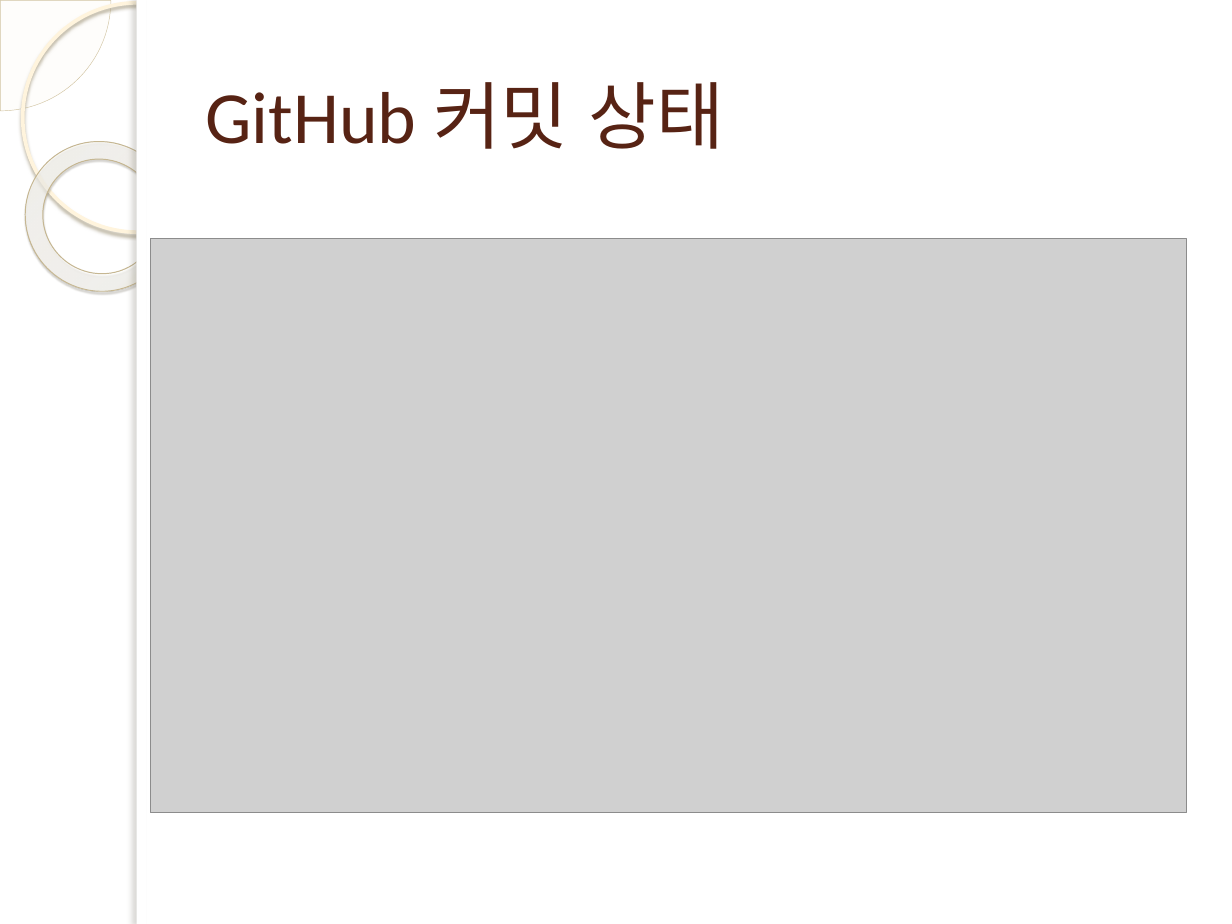
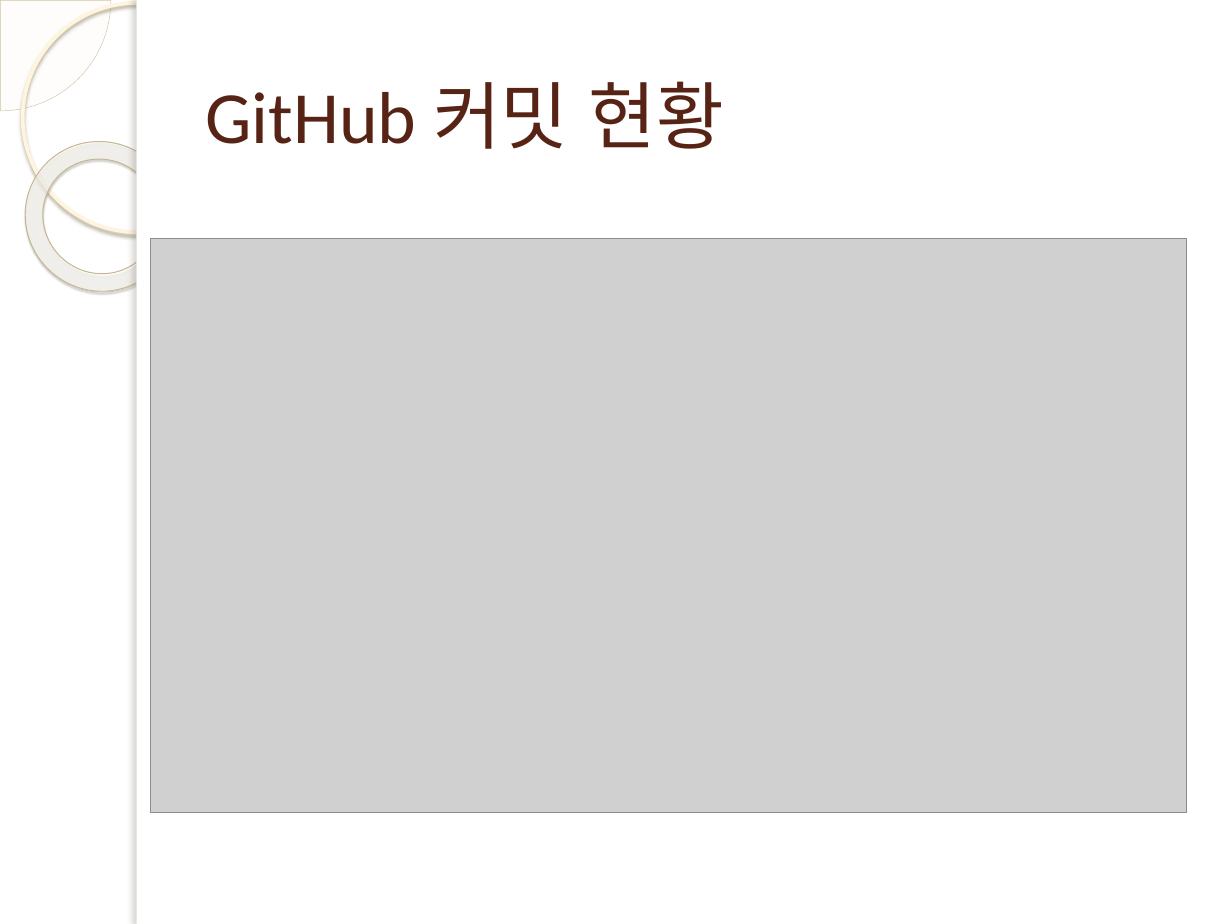
Before and after one commit to batherit/ScriptProject, a slide deck: slide 9 of 분실물 찾아요(중간).pptx. Drawn at 1232x924 pixels with LibreOffice and Linux fonts; fonts in the diff are those of the drawing; grey boxes stand for pictures; background and template pictures are left out. Boxes give left, top, right and bottom in pixels: in the first picture for what was removed or moved away, otherwise in the second. Text is boxed around its words. In the diff, an @@ line names an element or a change of style, - is before the commit and + after.

```diff
--- a/분실물 찾아요(중간).pptx
+++ b/분실물 찾아요(중간).pptx
@@ title at bbox=[206, 81, 724, 149]: text changed @@
-GitHub 커밋 상태
+GitHub 커밋 현황
```
Also in this commit, not shown: 1 other slide changed.
